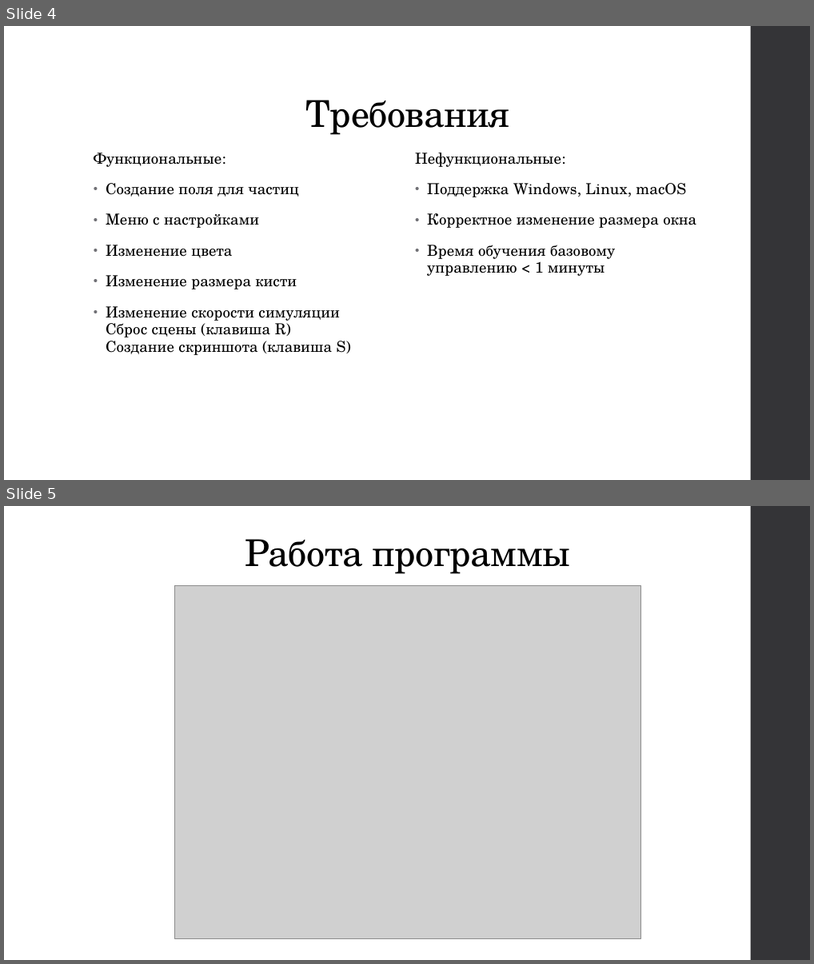
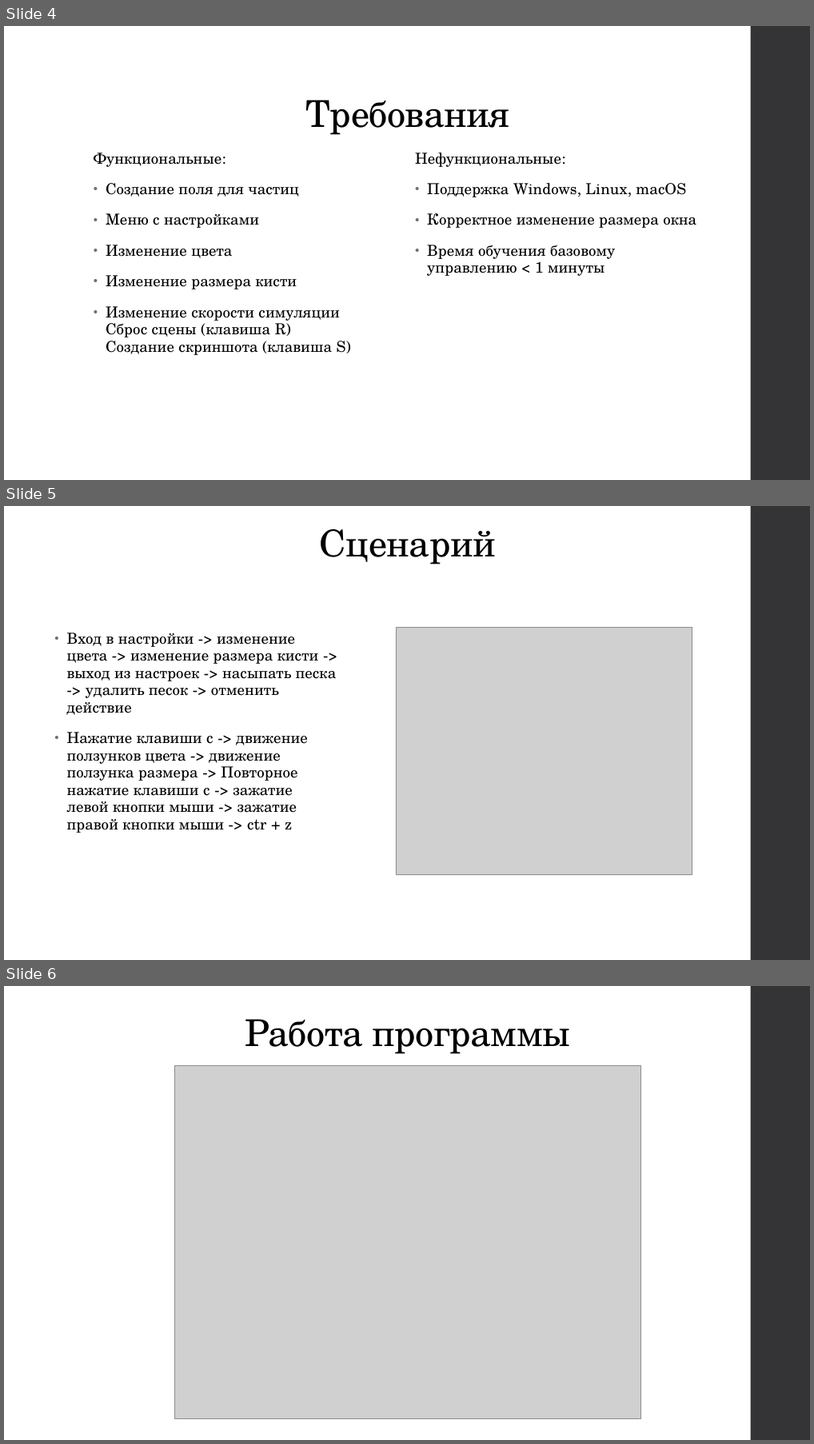
Before and after one commit to rodiger06-create/sand-game, a slide deck: Презентация ПИ1.pptx. Shown one above the other, each under a label of ours: slides 4 and 5 before the commit, slides 4, 5 and 6 after it. The pictures are 814x964 and 814x1444 pixels, drawn with LibreOffice and Linux fonts; fonts in the diff are those of the drawing; grey boxes stand for pictures. Boxes give left, top, right and bottom in pixels: in the first picture for what was removed or moved away, otherwise in the second. Text is boxed around its words. In the diff, an @@ line names an element or a change of style, - is before the commit and + after.

```diff
--- a/Презентация ПИ1.pptx
+++ b/Презентация ПИ1.pptx
@@ slide 5 added at (x1=4, y1=506, x2=810, y2=960), background #FFFFFF; not listed: 1 template element that a slide beside it also shows @@
@@ title added at (x1=320, y1=529, x2=496, y2=564), 44 pt, text #000000 @@
+Сценарий
@@ text added at (x1=67, y1=632, x2=337, y2=832), 18 pt, text #000000 @@
+• Вход в настройки -> изменение цвета -> изменение размера кисти -> выход из настроек -> насыпать песка -> удалить песок -> отменить действие
+• Нажатие клавиши с -> движение ползунков цвета -> движение ползунка размера -> Повторное нажатие клавиши с -> зажатие левой кнопки мыши -> зажатие правой кнопки мыши -> ctr + z
@@ picture added at (x1=396, y1=627, x2=693, y2=875) @@
@@ what was slide 5 is now slide 6 @@
```
